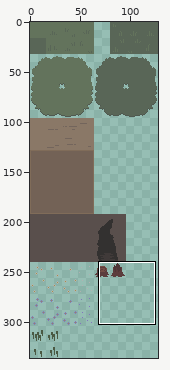
Pixel-art file: testgame/www/assets/tilesets/tileset-test.aseprite. Above, an overview of the earlier version with the close-up marked.
Close-up. The starting point:
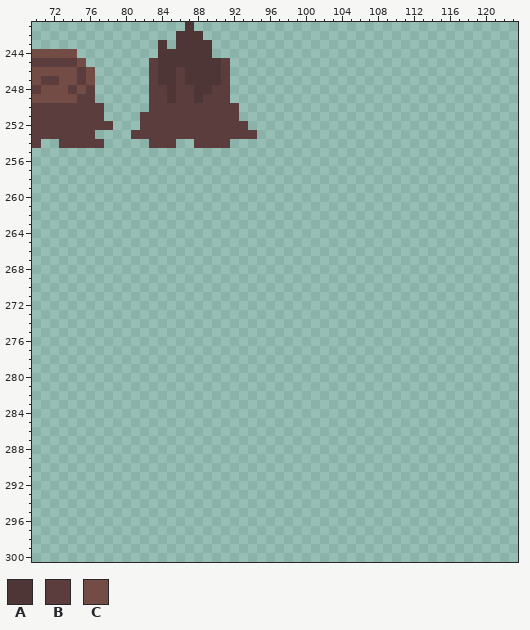
128x336 pixels, 1 frame. Colours within 5 levels of each other are drawn and written as one. Shown: x 70..123, y 241..300.
Palette (. is transparent): A #4e3637  B #5c3d3d  C #734d45
Pixels before (only the part around the change), first column x 70:
241 .................A....................................
242 ................AAA...................................
243 ..............A.AAAA..................................
244 CCCCC.........AAAAAA..................................
245 BBBBBC.......BAAAAAAAB................................
246 CCCCCBC......BAABAAAAB................................
247 CBBCCBC......BAABAAAAB................................
248 BCCCBCB......BBABBAABB................................
249 CCCCCBB......BBABBABBB................................
250 BBBBBBBB.....BBBBBBBBBB...............................
251 BBBBBBBB....BBBBBBBBBBB...............................
252 BBBBBBBBB...BBBBBBBBBBBB..............................
253 BBBBBBB....BBBBBBBBBBBBBB.............................
254 B..BBBBB.....BBB..BBBB................................
255 ......................................................
256 ......................................................
257 ......................................................
258 ......................................................
259 ......................................................
260 ......................................................
261 ......................................................
262 ......................................................
263 ......................................................
264 ......................................................
265 ......................................................
266 ......................................................
267 ......................................................
268 ......................................................
269 ......................................................
270 ......................................................
271 ......................................................
272 ......................................................
273 ......................................................
274 ......................................................
275 ......................................................
276 ......................................................
277 ......................................................
278 ......................................................
279 ......................................................
280 ......................................................
281 ......................................................
282 ......................................................
283 ......................................................
284 ......................................................
285 ......................................................
286 ......................................................
287 ......................................................
288 ......................................................
289 ......................................................
290 ......................................................
291 ......................................................
292 ......................................................
293 ......................................................
294 ......................................................
295 ......................................................
296 ......................................................
297 ......................................................
298 ......................................................
299 ......................................................
300 ......................................................
The result:
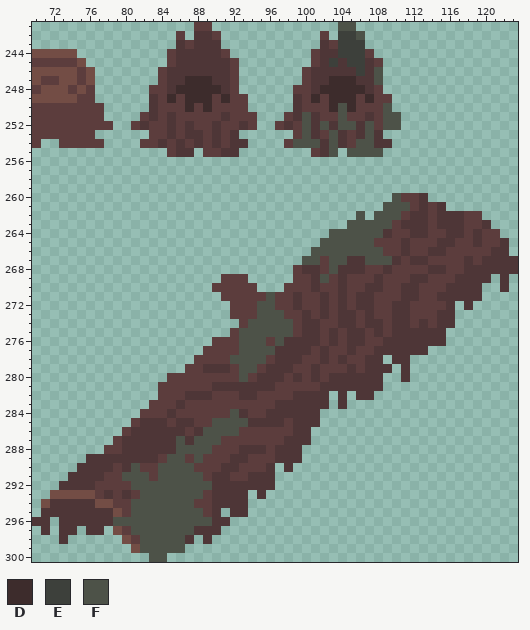
Colours new in this view: D #3d2c2c  E #3d403b  F #4d5248
Changes in this commit:
Layer "Layer 1":
y 241: x 87..89 A.. -> .BB; x 104..105 .. -> FF
y 242: x 86..87 AA -> B.; x 89..90 .. -> AB; x 102 . -> B; x 104..106 ... -> EEF
y 243: x 84 A -> .; x 87 A -> B; x 90 . -> A; x 102..106 ..... -> ABEEE
y 244: x 84..85 AA -> .B; x 90..91 .. -> AB; x 101..107 ....... -> BAAEEEB
y 245: x 83..85 BAA -> ..B; x 91..92 B. -> AB; x 101..108 ........ -> BAEAEEAB
y 246: x 83..84 BA -> .B; x 86 B -> A; x 91..92 B. -> AB; x 100..108 ......... -> BAAAAAEAF
y 247: x 83..84 BA -> .B; x 86..89 BAAA -> ADDD; x 91..92 B. -> AB; x 100..108 ......... -> BAADDDAAF
y 248: x 86..92 BBAABB. -> DDDDDAB; x 99..108 .......... -> BBADDDDDAB
y 249: x 83 B -> A; x 85 A -> D; x 87..89 BAB -> DDD; x 91..93 B.. -> DBB; x 99..109 ........... -> ABDBDDDBDBB
y 250: x 83 B -> A; x 87 B -> D; x 89 B -> D; x 93 . -> B; x 99..109 ........... -> ABBBDFDBBBF
y 251: x 83 B -> A; x 85 B -> A; x 91 B -> A; x 93..94 .. -> BB; x 98..110 ............. -> BAFABBFBBABFF
y 252: x 81..82 .B -> BA; x 85 B -> A; x 87 B -> A; x 90 B -> A; x 93..94 B. -> AB; x 97..110 .............. -> BABFAFAFFAFBFF
y 253: x 81..82 BB -> ..; x 85 B -> A; x 87..88 BB -> AA; x 90 B -> A; x 92..94 BBB -> A..; x 99..108 .......... -> BFABFABAFA
y 254: x 82 . -> B; x 84 B -> A; x 86..88 ..B -> ABA; x 90 B -> A; x 92..93 .. -> AA; x 98..109 ............ -> BFFFAFABFFAA
y 255: x 85..87 ... -> BAA; x 89..92 .... -> BBAA; x 101..103 ... -> BAF; x 105..108 .... -> FFFF
y 260: x 110..113 .... -> FBBA
y 261: x 109..115 ....... -> FFFBABA
y 262: x 106 . -> F; x 108..119 ............ -> FFFBAABAAABB
y 263: x 105..120 ................ -> FFFFFBAAABAAABBA
y 264: x 103..121 ................... -> FFFFFFABBAABBAABABB
y 265: x 102..122 ..................... -> FFFFFFBBBABBBAABBABBA
y 266: x 101..122 ...................... -> FFFFFFFFBBABBAABBBBBAA
y 267: x 100..123 ........................ -> FFBFFAAFFFABAABBBBABAAAA
y 268: x 99..123 ......................... -> BAABFAAABBABBBBAABBAAAAAA
y 269: x 91..93 ... -> BBB; x 99..120 ...................... -> BBAFBABBBABBBAABBBAAAA; x 122 . -> A
y 270: x 90..94 ..... -> BBBBB; x 98..119 ...................... -> BBBABBABBAABBAABBBAAAA; x 122 . -> A
y 271: x 91..119 ............................. -> BBBBBFBBABBABABAABBBAABBAAAAA
y 272: x 92..116 ......................... -> BBBFFBBABBABABAABBAABBBBA; x 118 . -> A
y 273: x 92..116 ......................... -> BBBFFFBBABABAABABBAABBBAA
y 274: x 93..116 ........................ -> BFFFFFBAABBAABAABAABABAA
y 275: x 92..115 ........................ -> BFFFFFFBAABABAABABAAAAAA
y 276: x 90..115 .......................... -> BBBFFFBFAAAABABAABBAAAAAAA
y 277: x 89..113 ......................... -> BBBBFFFFAAAABABBABBAAAAAA
y 278: x 88..108 ..................... -> BBBBFFFFBAAABBABABBAA; x 110..111 .. -> AA
y 279: x 87..109 ....................... -> BBAAABFFBAAABBABBBABAAA; x 111 . -> A
y 280: x 85..108 ........................ -> BBBBBBBBFBAAABABABAAAAAA; x 111 . -> A
y 281: x 84..108 ......................... -> BBBBBBAAAAAAABBBBBAAAAAAA
y 282: x 84..102 ................... -> BBBAAABBBAABBBBAAAA; x 104 . -> A; x 106..107 .. -> AA
y 283: x 83..102 .................... -> BBBABBBBBBBBBBAAAAAA; x 104 . -> A
y 284: x 82..101 .................... -> BBBABBBBBBFABBAAAAAA
y 285: x 81..101 ..................... -> BAAABAABBFFFFAAAABAAA
y 286: x 80..100 ..................... -> BAAAAAABAFFFFBBBBBBAA
y 287: x 79..100 ...................... -> BAAAAAAFAFFFBBBBBBBAAA
y 288: x 78..99 ...................... -> BBAAAAAAFFFFBBBAAABAAA
y 289: x 76..99 ........................ -> AAAAAAAABFFBFBBBAABBBAAA
y 290: x 75..96 ...................... -> AAAABAFBBFFFFBBBAABBBA; x 98 . -> A
y 291: x 74..96 ....................... -> AAAABBFFFBFFFFFBAABBAAA
y 292: x 73..96 ........................ -> AAAABBBBFFFFFFFFFAAAAAAA
y 293: x 72..93 ...................... -> CCCCCBABABFFFFFFFBAAAA; x 95 . -> A
y 294: x 71..93 ....................... -> CAAAAACCBBFFFFFFFBBAAAA
y 295: x 71..90 .................... -> AAAAAAAACBFFFFFFFFBA; x 92..93 .. -> AA
y 296: x 70..71 .. -> AA; x 73..91 ................... -> AAAAAAFFFFFFFFFFFAA
y 297: x 71 . -> A; x 73..74 .. -> AA; x 76..77 .. -> AA; x 79..90 ............ -> CBFFFFFFFAAA
y 298: x 73 . -> A; x 80..87 ........ -> CBFFFFFA; x 89 . -> A
y 299: x 81..86 ...... -> CFFFFF
y 300: x 83..84 .. -> FF
